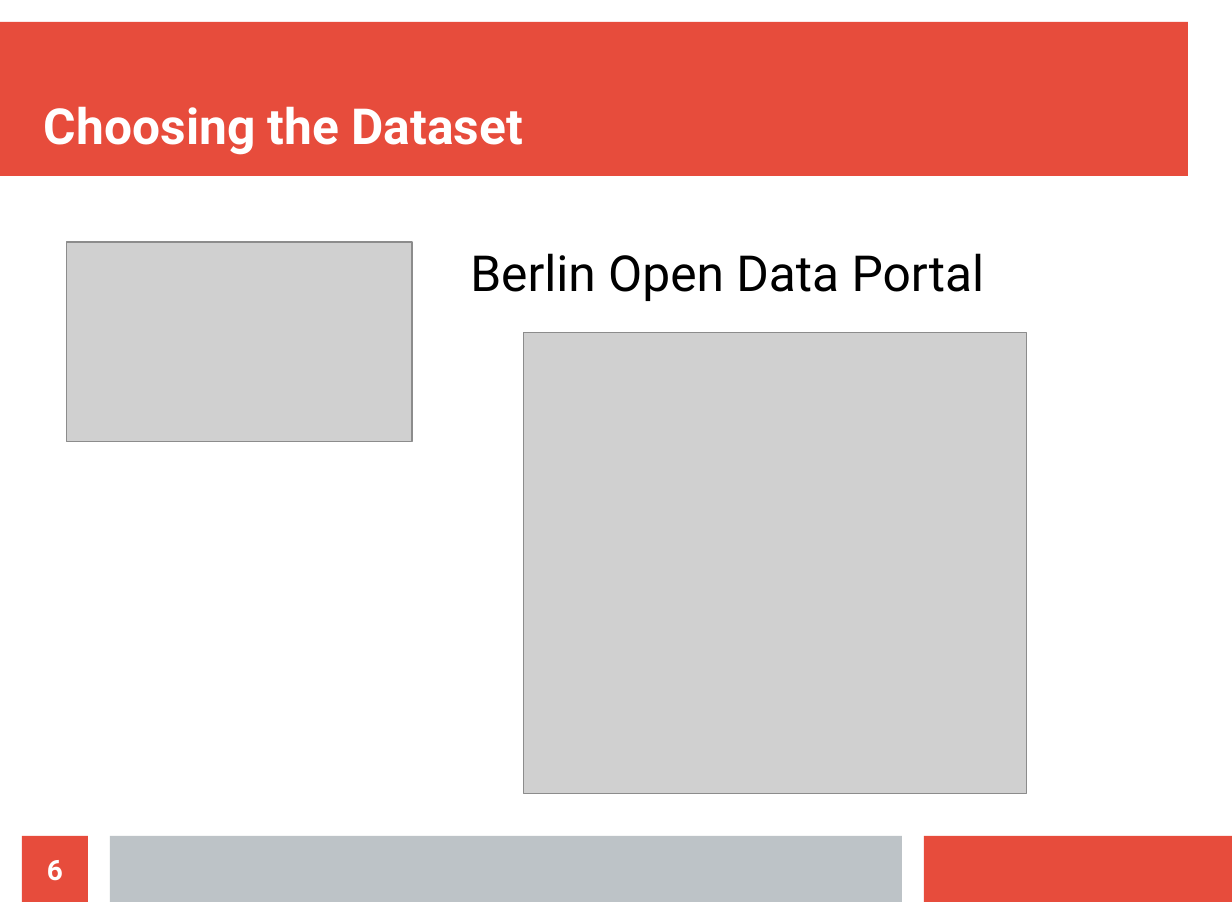
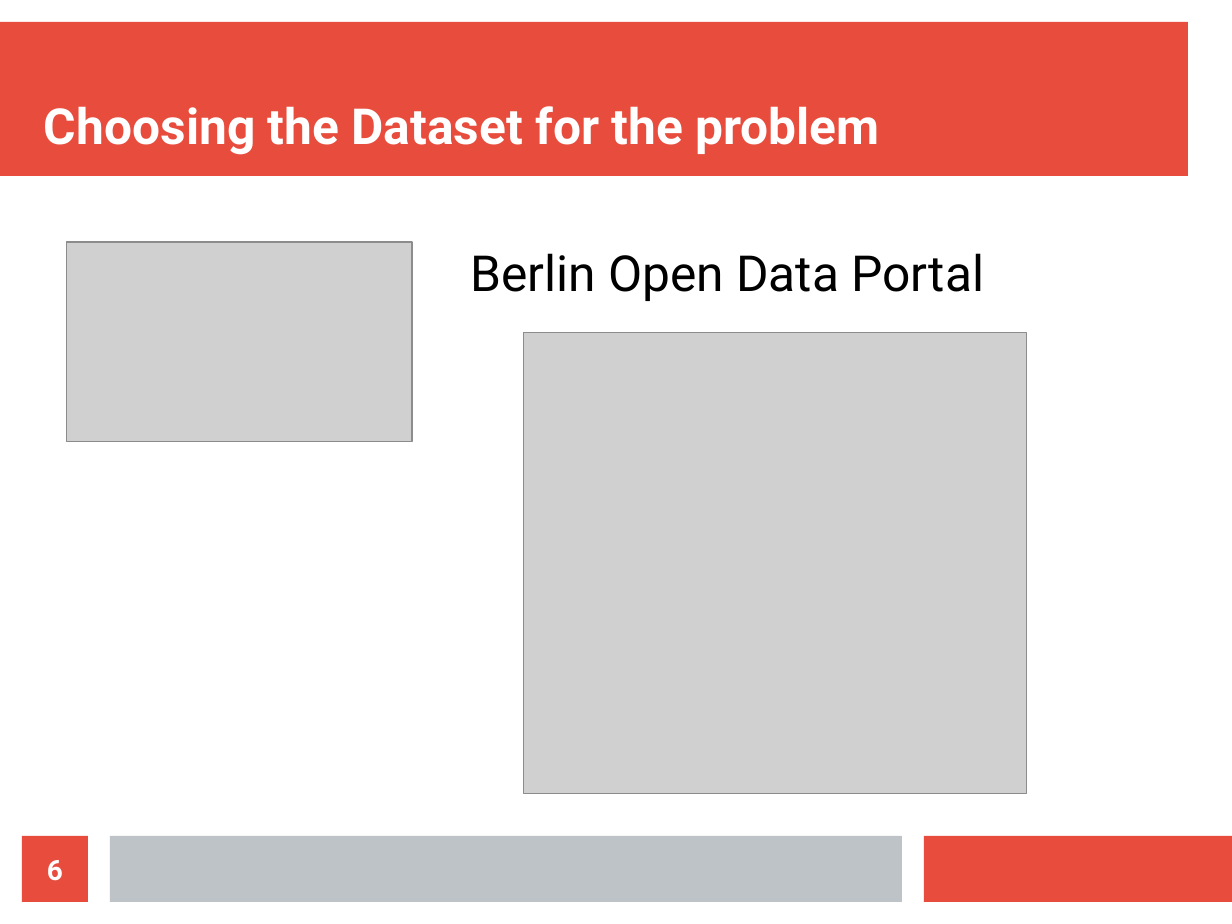
Before and after one commit to ReDI-Data-Analysis/data-analysis-project, a slide deck: slide 6 of project-presentation-data-analysis.odp. Drawn at 1232x924 pixels with LibreOffice and Linux fonts; fonts in the diff are those of the drawing; grey boxes stand for pictures. Boxes give left, top, right and bottom in pixels: in the first picture for what was removed or moved away, otherwise in the second. Text is boxed around its words. In the diff, an @@ line names an element or a change of style, - is before the commit and + after.

```diff
--- a/project-presentation-data-analysis.odp
+++ b/project-presentation-data-analysis.odp
@@ title at (44, 106, 879, 155): text changed @@
-Choosing the Dataset
+Choosing the Dataset for the problem
```
Also in this commit, not shown: 3 other slides changed.
